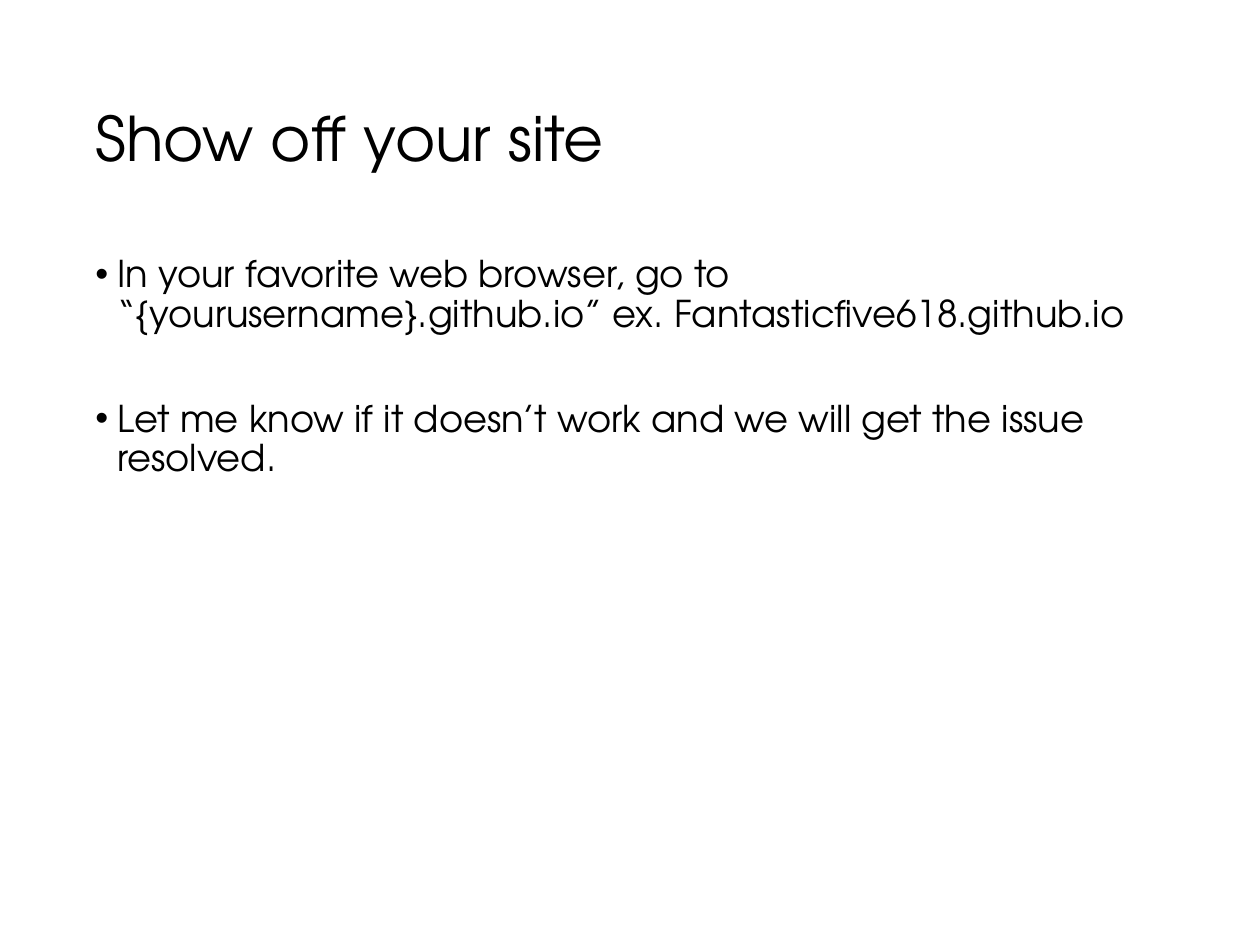
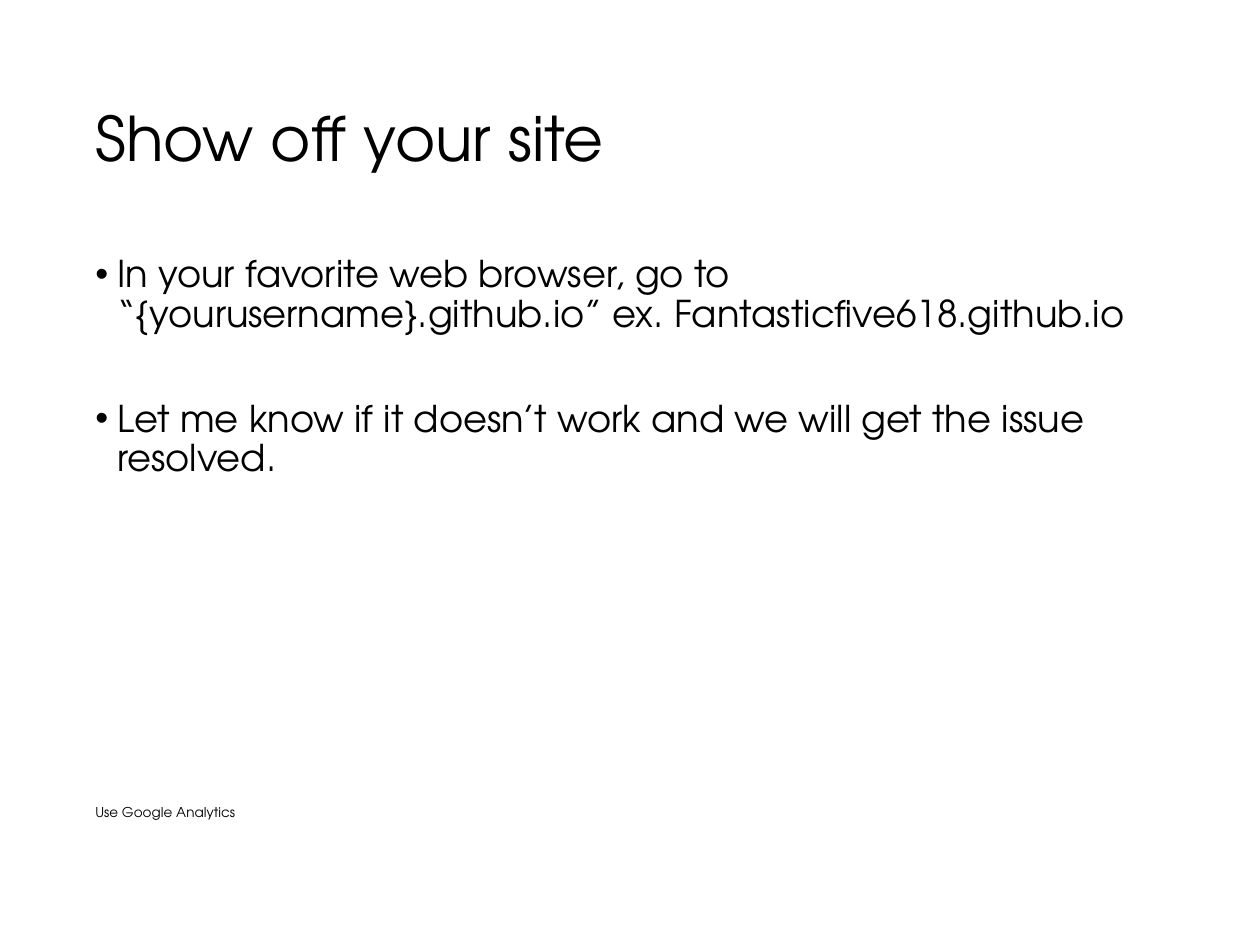
Before and after one commit to jackcrane/htmllessons.github.io, a slide deck: slide 18 of HTML workshop powerpoint.ppt. Drawn at 1260x945 pixels with LibreOffice and Linux fonts; fonts in the diff are those of the drawing; background and template pictures are left out. Boxes give left, top, right and bottom in pixels: in the first picture for what was removed or moved away, otherwise in the second. Text is boxed around its words. In the diff, an @@ line names an element or a change of style, - is before the commit and + after.

```diff
--- a/HTML workshop powerpoint.ppt
+++ b/HTML workshop powerpoint.ppt
@@ text at bbox=[95, 807, 235, 820]: paragraph added @@
+Use Google Analytics
```
Also in this commit, not shown: 1 other slide changed, 2 slides added, 4 other files.
